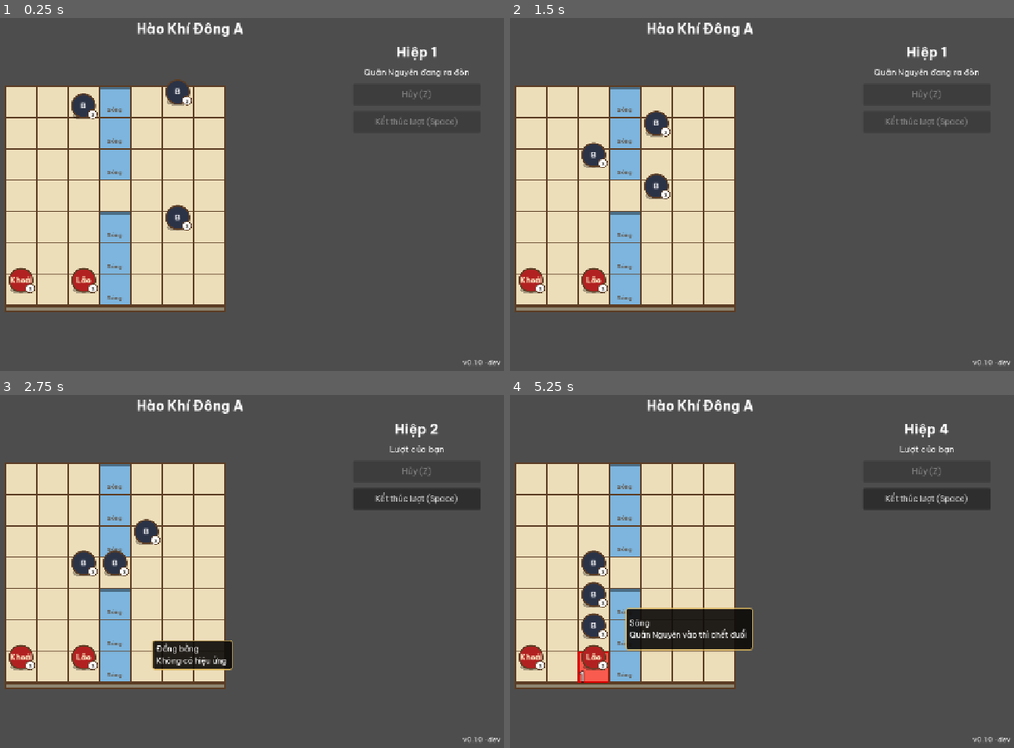
Above: before the commit, frames 1-4 (two rows, left to right).
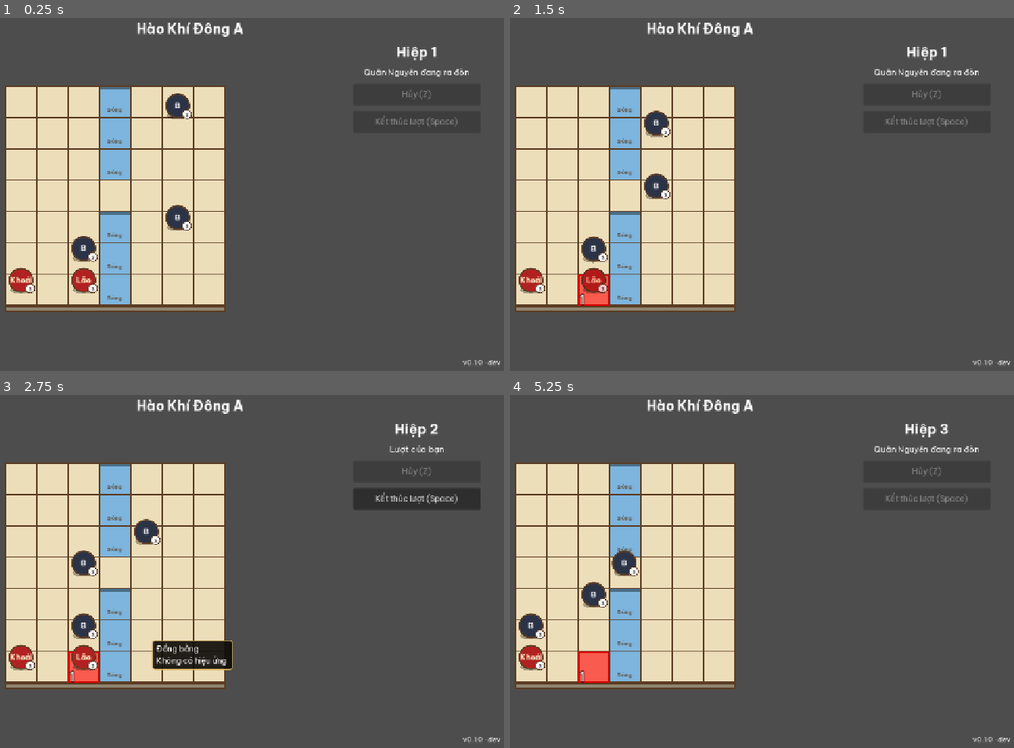
Above: after the commit, the same moments.

Repository: tuantrunglc/chong-nguyen-mong
Game: Godot game, scene res://scenes/main.tscn
Same seed, same stepped clock (60 frames per second), same inputs: the game is played once before the commit and once after it.
Inputs (mouse positions are in pixels of both pictures, inside the frame that each line leads up to):
- Up to frame 1 (0.25 s): no input
- Up to frame 2 (1.5 s): tap Enter at 0.5 s; move the mouse to (837, 176) at 0.52 s; tap Space (end_turn) at 0.6 s; click (837, 176) at 0.67 s; click "Kết thúc lượt (Space)" at 1.25 s
- Up to frame 3 (2.75 s): drag from (65, 589) to (161, 642) at 2.02 s
- Up to frame 4 (5.25 s): click "Kết thúc lượt (Space)" at 2.75 s; move the mouse to (762, 493) at 3.52 s; tap 2 (select_general_2) at 3.6 s; click (762, 493) at 3.67 s; click "Kết thúc lượt (Space)" at 4.25 s; drag from (671, 642) to (510, 518) at 5.02 s

The runs differ from the first frame. In frame 1, 1.1% of the frame differs, in the area x 14-39%, y 17-70%; in frame 2, 1.0%; in frame 3, 1.0%; in frame 4, 5.1%, in the area x 1-94%, y 8-78%.

Commit message:
Hoàn thiện trận 1: bố cục cuối, lời giải 3 hiệp không mất tướng, kịch bản tự động (Story 2.14)

Diff:
--- a/game/data/tran/tran_01.json
+++ b/game/data/tran/tran_01.json
@@ -12,15 +12,15 @@
     ". . . ~ . . ."
   ],
   "quan": [
-    ". B . . . B .",
+    ". . . . . B .",
     ". . . . . . .",
     ". . . . . . .",
     ". . . . . . .",
-    ". . . . . B .",
+    ". . B . . B .",
     ". . . . . . .",
     "1 . 2 . . . ."
   ],
-  "thu_tu_dich": ["1,0", "5,0", "5,4"],
+  "thu_tu_dich": ["2,4", "5,0", "5,4"],
   "tiep_vien": [],
   "muu_ke_mo": []
 }
--- /dev/null
+++ b/game/tests/kich_ban/tran/tran_01_loi_giai.json
@@ -0,0 +1,124 @@
+{
+  "da_duyet": false,
+  "hanh_dong": [
+    {
+      "lenh": "di",
+      "o": "1,5",
+      "tuong": "1"
+    },
+    {
+      "lenh": "danh",
+      "o": "2,5",
+      "tuong": "1"
+    },
+    {
+      "lenh": "di",
+      "o": "2,5",
+      "tuong": "2"
+    },
+    {
+      "lenh": "ket_thuc_luot"
+    },
+    {
+      "lenh": "di",
+      "o": "2,4",
+      "tuong": "1"
+    },
+    {
+      "lenh": "danh",
+      "o": "2,3",
+      "tuong": "1"
+    },
+    {
+      "lenh": "danh",
+      "o": "2,2",
+      "tuong": "2"
+    },
+    {
+      "lenh": "ket_thuc_luot"
+    },
+    {
+      "lenh": "di",
+      "o": "2,3",
+      "tuong": "1"
+    },
+    {
+      "lenh": "danh",
+      "o": "3,3",
+      "tuong": "1"
+    },
+    {
+      "lenh": "di",
+      "o": "1,3",
+      "tuong": "2"
+    },
+    {
+      "lenh": "danh",
+      "o": "4,3",
+      "tuong": "2"
+    }
+  ],
+  "mo_ta": "Lời giải trận 1 không mất tướng: Khoái đẩy Bộ binh xuống sông ở hiệp 1, hai hiệp sau hạ hai Bộ binh còn lại.",
+  "phien_ban_dinh_dang": 1,
+  "sau": {
+    "da_danh": [
+      "1",
+      "2"
+    ],
+    "da_di": [
+      "1",
+      "2"
+    ],
+    "dia_hinh": [
+      ". . . ~ . . .",
+      ". . . ~ . . .",
+      ". . . ~ . . .",
+      ". . . . . . .",
+      ". . . ~ . . .",
+      ". . . ~ . . .",
+      ". . . ~ . . ."
+    ],
+    "ket_qua": "thang",
+    "quan": [
+      ". . . . . . .",
+      ". . . . . . .",
+      ". . . . . . .",
+      ". 2 1 . . . .",
+      ". . . . . . .",
+      ". . . . . . .",
+      ". . . . . . ."
+    ]
+  },
+  "truoc": {
+    "bao_don": [
+      {
+        "o": "2,6",
+        "quan": "2,5",
+        "thu_tu": 1
+      }
+    ],
+    "dia_hinh": [
+      ". . . ~ . . .",
+      ". . . ~ . . .",
+      ". . . ~ . . .",
+      ". . . . . . .",
+      ". . . ~ . . .",
+      ". . . ~ . . .",
+      ". . . ~ . . ."
+    ],
+    "quan": [
+      ". . . . . . .",
+      ". . . . B . .",
+      ". . . . . . .",
+      ". . . . B . .",
+      ". . . . . . .",
+      ". . B . . . .",
+      "1 . 2 . . . ."
+    ],
+    "thu_tu_dich": [
+      "2,5",
+      "4,1",
+      "4,3"
+    ]
+  }
+}
--- a/game/tests/test_battle_view.gd
+++ b/game/tests/test_battle_view.gd
@@ -34,10 +34,10 @@
 
 ## Ô sáng mong đợi trên trận 1 (AC 4, AC 5), theo thứ tự đọc bàn.
 const KHOAI_CELLS: Array[Vector2i] = [
-	Vector2i(0, 3), Vector2i(0, 4), Vector2i(1, 4), Vector2i(0, 5), Vector2i(1, 5), Vector2i(2, 5), Vector2i(1, 6),
+	Vector2i(0, 3), Vector2i(0, 4), Vector2i(1, 4), Vector2i(0, 5), Vector2i(1, 5), Vector2i(1, 6),
 ]
 const LAO_CELLS: Array[Vector2i] = [
-	Vector2i(2, 3), Vector2i(1, 4), Vector2i(2, 4), Vector2i(0, 5), Vector2i(1, 5), Vector2i(2, 5), Vector2i(1, 6),
+	Vector2i(1, 4), Vector2i(0, 5), Vector2i(1, 5), Vector2i(1, 6),
 ]
 const KHOAI_CELL: Vector2i = Vector2i(0, 6)
 const LAO_CELL: Vector2i = Vector2i(2, 6)
@@ -141,7 +141,7 @@
 	assert_eq(_board(main).path(), [] as Array[Vector2i])
 
 
-func test_key_1_selects_khoai_and_lights_7_cells() -> void:
+func test_key_1_selects_khoai_and_lights_6_cells() -> void:
 	var main: Node2D = _make_main()
 	_press_key(main, 1)
 	_assert_selected(main, 1, KHOAI_CELLS, KHOAI_CELL)
@@ -225,7 +225,7 @@
 # ---------- Đi, hủy, kết thúc lượt (Story 1.5) ----------
 
 const KHOAI_TARGET: Vector2i = Vector2i(0, 4)
-const LAO_TARGET: Vector2i = Vector2i(2, 4)
+const LAO_TARGET: Vector2i = Vector2i(1, 4)
 
 
 func _controller(main: Node2D) -> BattleController:
@@ -414,7 +414,7 @@
 func test_mouse_onto_button_clears_path() -> void:
 	var main: Node2D = await _make_main_in_viewport()
 	_press_key(main, 1)
-	_hover_by_mouse(main, Vector2i(2, 5))
+	_hover_by_mouse(main, Vector2i(1, 5))
 	assert_false(_board(main).path().is_empty())
 	var motion: InputEventMouseMotion = InputEventMouseMotion.new()
 	motion.position = _hud(main).end_turn_button().get_global_rect().get_center()
@@ -481,8 +481,8 @@
 func test_hover_lit_cell_draws_path() -> void:
 	var main: Node2D = _make_main()
 	_press_key(main, 1)
-	_hover(main, Vector2i(2, 5))
-	assert_eq(_board(main).path(), [Vector2i(0, 5), Vector2i(1, 5), Vector2i(2, 5)] as Array[Vector2i])
+	_hover(main, Vector2i(1, 5))
+	assert_eq(_board(main).path(), [Vector2i(0, 5), Vector2i(1, 5)] as Array[Vector2i])
 	_hover(main, Vector2i(3, 5))
 	assert_eq(_board(main).path(), [] as Array[Vector2i], "rê ra ô sông: hết đường đi")
 
@@ -494,17 +494,17 @@
 	_press_key(main, 1)
 	assert_eq(_board(main).path(), [Vector2i(0, 5), Vector2i(1, 5)] as Array[Vector2i])
 	_press_key(main, 2)
-	assert_eq(_board(main).path(), [Vector2i(2, 5), Vector2i(1, 5)] as Array[Vector2i], "đổi tướng: đường của Lão")
+	assert_eq(_board(main).path(), [Vector2i(1, 6), Vector2i(1, 5)] as Array[Vector2i], "đổi tướng: đường của Lão")
 
 
 func test_mouse_leaving_window_clears_path() -> void:
 	var main: Node2D = _make_main()
 	_press_key(main, 1)
-	_hover_by_mouse(main, Vector2i(2, 5))
+	_hover_by_mouse(main, Vector2i(1, 5))
 	assert_false(_board(main).path().is_empty())
 	main.get_window().mouse_exited.emit()
 	assert_eq(_board(main).path(), [] as Array[Vector2i])
-	_hover_by_mouse(main, Vector2i(2, 5))
+	_hover_by_mouse(main, Vector2i(1, 5))
 	assert_false(_board(main).path().is_empty(), "quay lại đúng ô cũ: vẽ lại")
 
 
@@ -566,9 +566,9 @@
 	_battle_input(main)._unhandled_input(click)
 	_assert_selected(main, 1, KHOAI_CELLS, KHOAI_CELL)
 	var motion: InputEventMouseMotion = InputEventMouseMotion.new()
-	motion.position = board.get_global_transform_with_canvas() * BoardView.cell_center(Vector2i(2, 5))
+	motion.position = board.get_global_transform_with_canvas() * BoardView.cell_center(Vector2i(1, 5))
 	_battle_input(main)._unhandled_input(motion)
-	assert_eq(board.path(), [Vector2i(0, 5), Vector2i(1, 5), Vector2i(2, 5)] as Array[Vector2i])
+	assert_eq(board.path(), [Vector2i(0, 5), Vector2i(1, 5)] as Array[Vector2i])
 
 
 # ---------- Đánh (Story 2.1) ----------
--- a/game/tests/test_main.gd
+++ b/game/tests/test_main.gd
@@ -306,8 +306,8 @@
 	assert_eq(tokens.keys(), [1, 2, 101, 102, 103], "2 tướng và 3 quân Nguyên")
 	if tokens.size() != 5:
 		return
-	# Hiệp 1 mở bằng pha địch chuẩn bị (Story 2.6): Bộ binh 1,0 đã đi 2 bước về phía Lão (2,6), tới 2,1.
-	assert_eq((tokens[101] as UnitToken).position, BoardView.cell_center(Vector2i(2, 1)))
+	# Hiệp 1 mở bằng pha địch chuẩn bị (Story 2.6): Bộ binh dạy ở 2,4 đi xuống 2,5, báo đòn vào Lão (2,6).
+	assert_eq((tokens[101] as UnitToken).position, BoardView.cell_center(Vector2i(2, 5)))
 	assert_eq((tokens[1] as UnitToken).position, BoardView.cell_center(Vector2i(0, 6)))
 	assert_eq((tokens[1] as UnitToken).name_text(), tr("unit.nguyen_khoai"))
 	assert_eq((tokens[2] as UnitToken).name_text(), tr("unit.pham_ngu_lao"))
@@ -479,7 +479,7 @@
 	AppState.launch.dev = true
 	var main: Node2D = _make_main("", _write_stats(3))
 	var old: BattleController = main._controller
-	assert_eq(old.reachable(1).size(), 7, "tầm đi 3: 7 ô")
+	assert_eq(old.reachable(1).size(), 6, "tầm đi 3: 6 ô (Bộ binh đứng 2,5 chắn)")
 	old.submit(Command.move(1, Vector2i(0, 4)))
 	assert_eq(old.snapshot().unit_by_id(1).cell, Vector2i(0, 4), "trước F5 Khoái đã đi")
 	assert_true(old.can_undo(), "trước F5 có nước để hủy")
Not shown, changed: _bmad-output/implementation-artifacts/2-14-hoan-thien-tran-1-va-moc-tu-choi-het-e2.md
Not shown, changed: _bmad-output/implementation-artifacts/sprint-status.yaml
Not shown, added: game/data/tran/tran_01_loi_giai.md
